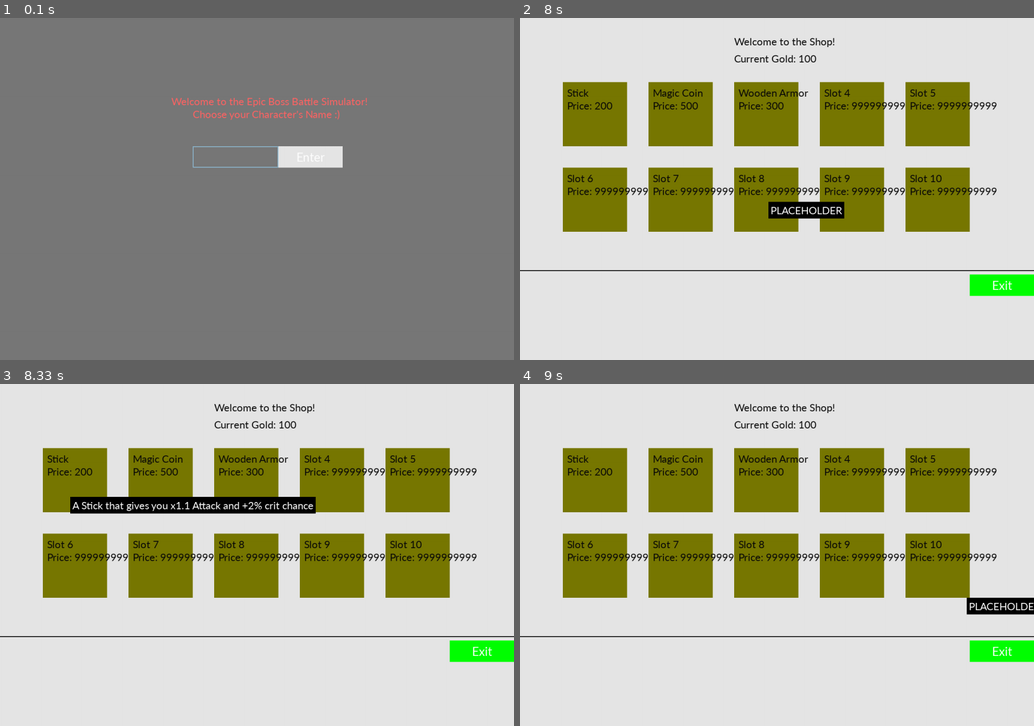
Above: before the commit, frames 1-4 (two rows, left to right).
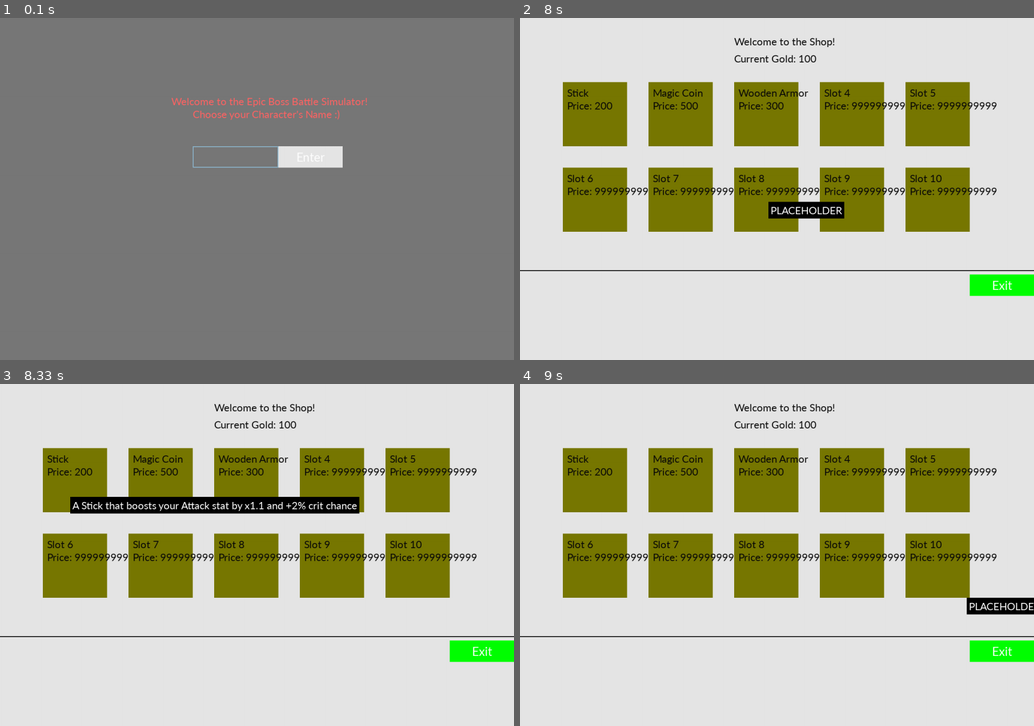
Above: after the commit, the same moments.

Repository: Krybto1/EBBS
Game: pygame game, started from pygame/pygame_ver.py
The game is run twice, just before and just after one commit, with the same random seed, the same clock (stepped at 60 frames per second) and the same inputs.
Inputs (mouse positions are in pixels of both pictures, inside the frame that each line leads up to):
- Up to frame 1 (0.1 s): no input
- Up to frame 2 (8 s): click "Enter" at 0.38 s; click "Attack" at 0.72 s; click (854, 69) at 1.07 s; click (643, 62) at 1.38 s; click (653, 120) at 1.72 s; click (761, 130) at 2.05 s; click "Attack: 13" at 2.38 s; click (694, 76) at 2.72 s; click (581, 113) at 3.05 s; click "Attack" at 3.38 s; click (627, 120) at 3.73 s; click (653, 250) at 4.05 s; click (627, 168) at 4.38 s; click (699, 288) at 4.72 s; click (622, 315) at 5.05 s; click (694, 79) at 5.38 s; click "Shop" at 6.22 s; click (869, 301) at 6.72 s; click (926, 216) at 7.05 s; click "Slot 7" at 7.38 s; click "Slot 8" at 7.72 s
- Up to frame 3 (8.33 s): click (66, 493) at 8.05 s
- Up to frame 4 (9 s): click (648, 520) at 8.38 s; click (962, 596) at 8.72 s

Frames 1-2 are identical in both runs. In frame 3, 0.9% of the frame differs, in the area x 24-70%, y 33-38%; in frame 4, nothing differs.

Commit message:
Added New Item

Diff:
--- a/pygame/items.json
+++ b/pygame/items.json
@@ -8,7 +8,7 @@
       "crit_chance": 2,
       "hp": 0,
       "goldgain": 0,
-      "hovertext": "A Stick that gives you x1.1 Attack and +2% crit chance",
+      "hovertext": "A Stick that boosts your Attack stat by x1.1 and +2% crit chance",
       "pricemodifier": 1.8
     },
     {
@@ -19,7 +19,7 @@
       "crit_chance": 0,
       "hp": 0,
       "goldgain": 1.5,
-      "hovertext": "A Magic Coin that boosts your Gold gain by 1.5x",
+      "hovertext": "A Magic Coin that boosts your Gold gain stat by 1.5x",
       "pricemodifier": 4.2
     },
     {
@@ -30,7 +30,7 @@
       "crit_chance": 0,
       "hp": 0,
       "goldgain": 0,
-      "hovertext": "Special Wooden Armor (very special) that boosts your defense by 1.3x",
+      "hovertext": "Special Wooden Armor (very special) that boosts your defense stat by 1.3x",
       "pricemodifier": 5
     },
     {
--- a/pygame/pygame_ver.py
+++ b/pygame/pygame_ver.py
@@ -355,7 +355,6 @@
         Sleep_Button.draw(screen)
         Shop_Button.draw(screen)
 
-
         if Boss1.get_hp() <= 0:
             action_message = f"{Knight1.get_name()} has defeated {Boss1.get_name()} !"
             action_message += f"<SPLIT>Gained {int((Boss1.get_xp() * Scale))} XP and {int(((10 * Floor) * Scale) * Knight1.goldgain)} Gold!"
